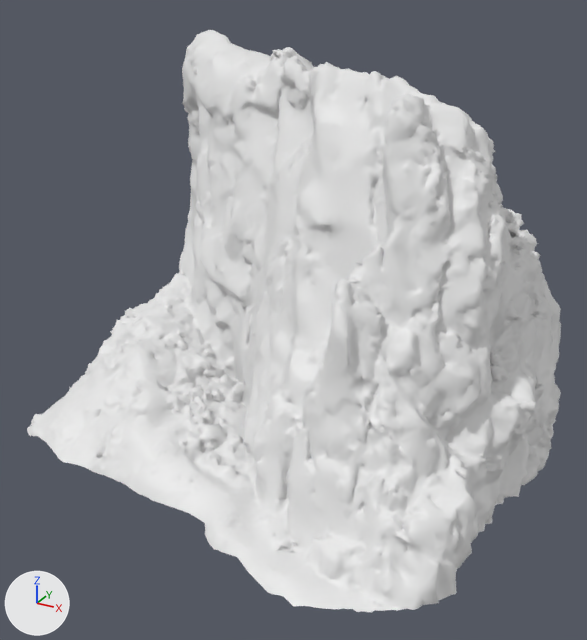
An edit to the FBX model Assets/Rocks/NordicCliff3.fbx, drawn before and after from the same camera.
Rendered twice from a 50 mm camera at (13.8, -23.0, 16.9) aimed at (1.1, 0.2, 5.3). Every picture has the same lights, and +X, +Y and +Z are marked at lower left. Mesh edges are drawn as thin lines on the coarser meshes. Objects named as collision shapes, trigger or cutter boxes, shadow casters or lower levels of detail are left out. Where no turn or scale is listed for an object, it has been applied to the vertices.

The scene before the commit, as lines of its bpy script (objects in view):
```python
me_aset_nature_rock_xl_ve3hahfcb_lod0 = bpy.data.meshes.new('Aset_nature_rock_XL_ve3hahfcb_LOD0')
me_aset_nature_rock_xl_ve3hahfcb_lod0.from_pydata(...)  # 24134 vertices, 47866 faces; spans x -9.8..9.8, y -6.9..7.7, z -0.5..14.4
me_aset_nature_rock_xl_ve3hahfcb_lod0.materials.append(mat_nordiccliff3)  # white #e7e7e7
ob_nordiccliff3_lod0 = bpy.data.objects.new('NordicCliff3_LOD0', me_aset_nature_rock_xl_ve3hahfcb_lod0)
ob_nordiccliff3_lod0.location = (0.0, 0.0, 0.0)
```
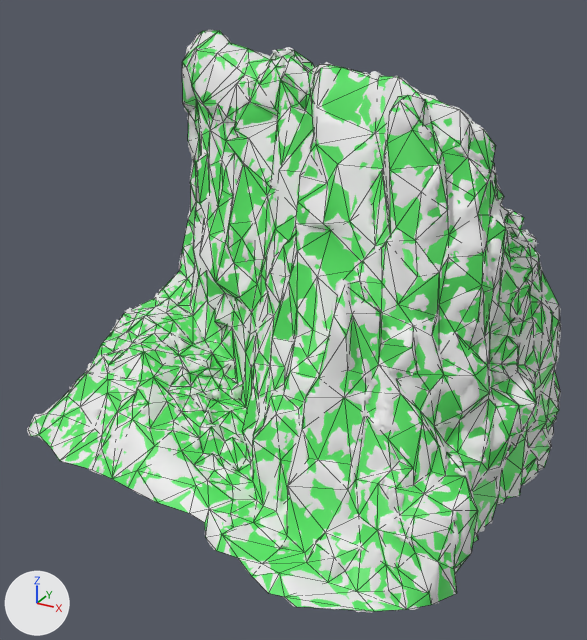
Changed parts and their boxes (x1, y1, x2, y2) in the pictures (587 x 640 px):
```json
{"object": "UTM_NordicCliff3", "change": "added", "after": [28, 31, 560, 611], "on screen": "green"}
```

Scene script edits in JSON lines:
```json
{"op": "add", "block": "mat_stone_d745fd8fc67db26a", "code": ["mat_stone_d745fd8fc67db26a = principled_material('stone_D745FD8FC67DB26A')", "mat_stone_d745fd8fc67db26a.base_color = (0.088, 0.761, 0.122)  # green #54e262"]}
{"op": "add", "block": "me_aset_nature_rock_xl_ve3hahfcb_lod4_004", "code": ["me_aset_nature_rock_xl_ve3hahfcb_lod4_004 = bpy.data.meshes.new('Aset_nature_rock_XL_ve3hahfcb_LOD4.004')", "me_aset_nature_rock_xl_ve3hahfcb_lod4_004.from_pydata(...)  # 844 vertices, 1608 faces; spans x -9.8..9.8, y -7.0..7.7, z -0.5..14.4", "me_aset_nature_rock_xl_ve3hahfcb_lod4_004.materials.append(mat_stone_d745fd8fc67db26a)  # green #54e262"]}
{"op": "add", "block": "ob_utm_nordiccliff3", "code": ["ob_utm_nordiccliff3 = bpy.data.objects.new('UTM_NordicCliff3', me_aset_nature_rock_xl_ve3hahfcb_lod4_004)", "ob_utm_nordiccliff3.location = (0.0, 0.0, 0.0)"]}
```
